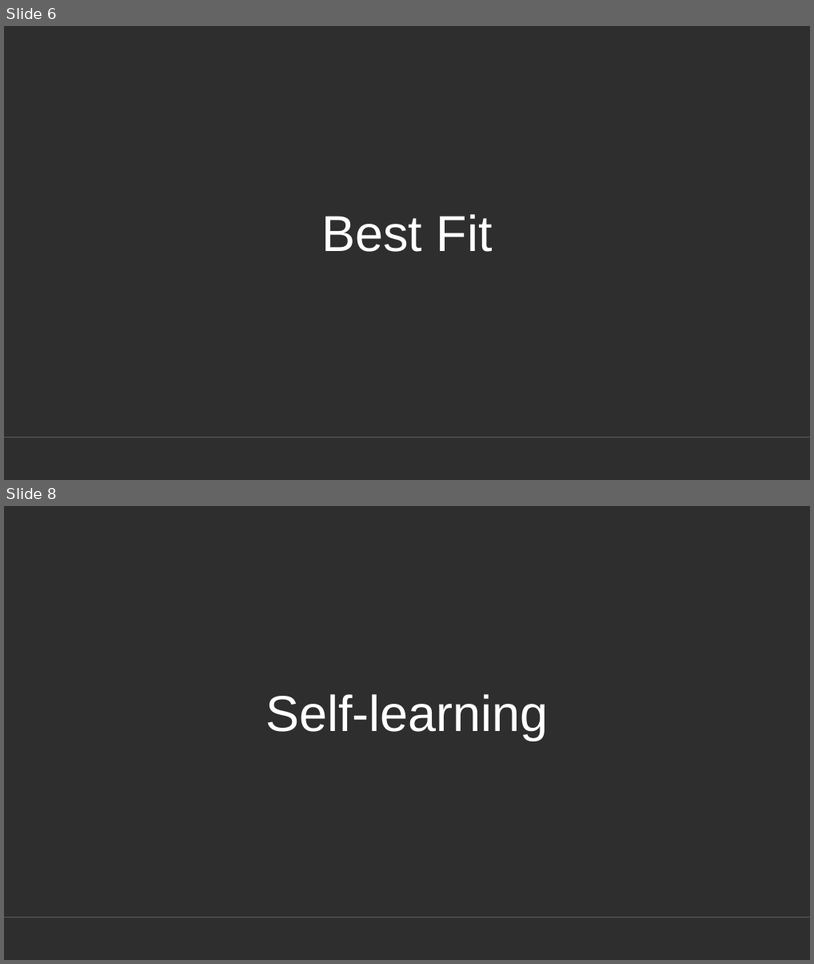
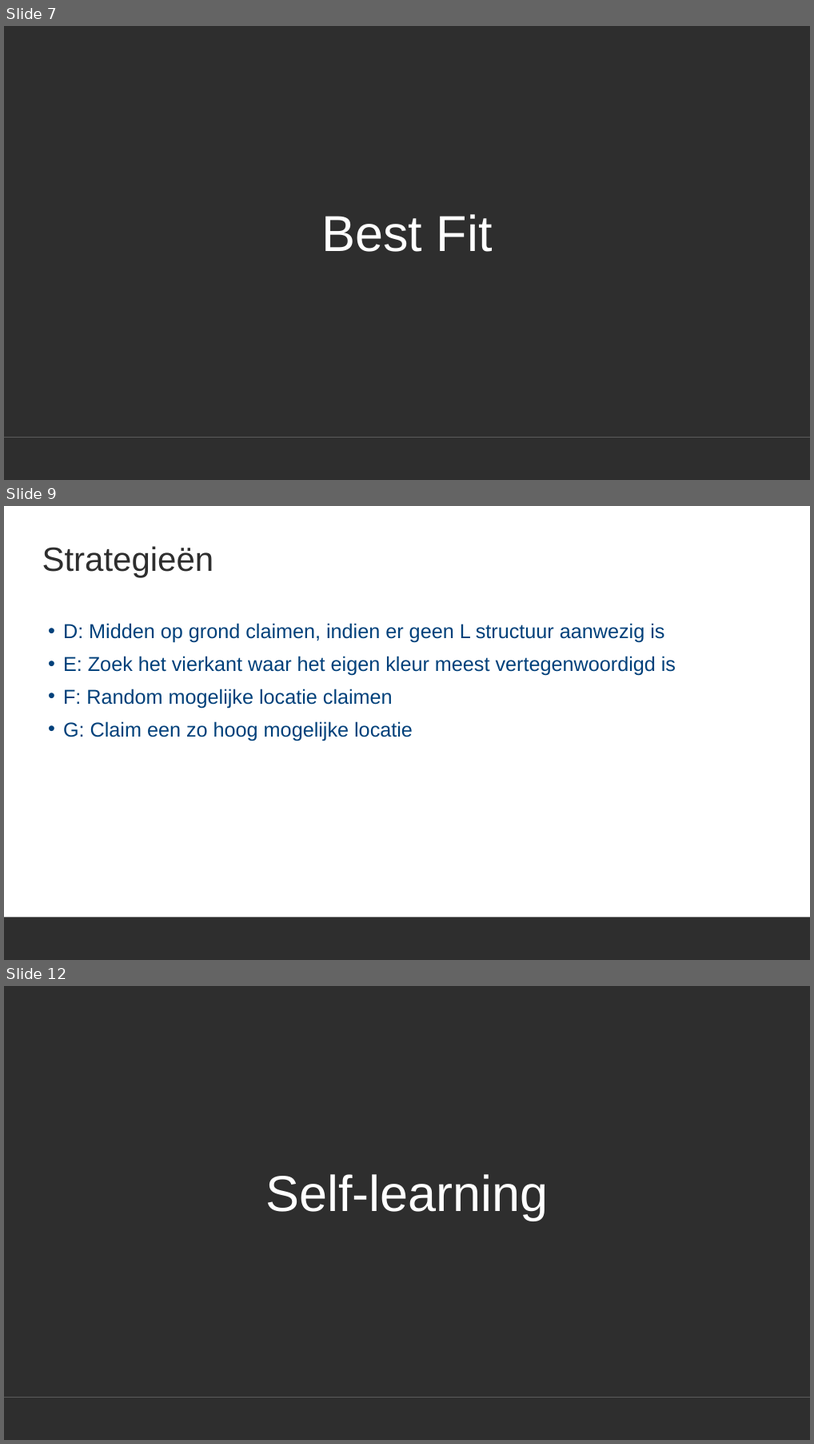
Before and after one commit to ro-per/PylosGamingBot, a slide deck: Presentation.pptx. Shown one above the other, each under a label of ours: slides 6 and 8 before the commit, slides 7, 9 and 12 after it; the slides between them are not shown. The pictures are 814x964 and 814x1444 pixels, drawn with LibreOffice and Linux fonts; fonts in the diff are those of the drawing; background and template pictures are left out. Boxes give left, top, right and bottom in pixels: in the first picture for what was removed or moved away, otherwise in the second. Text is boxed around its words. In the diff, an @@ line names an element or a change of style, - is before the commit and + after.

```diff
--- a/Presentation.pptx
+++ b/Presentation.pptx
@@ slide 9 added at (4, 506, 810, 960), background #FFFFFF; not listed: 1 template element that a slide beside it also shows @@
@@ title added at (42, 546, 214, 578), 40 pt, text #2E2E2E @@
+Strategieën
@@ text added at (63, 623, 676, 740), 24 pt, text #00407A @@
+• D: Midden op grond claimen, indien er geen L structuur aanwezig is
+• E: Zoek het vierkant waar het eigen kleur meest vertegenwoordigd is
+• F: Random mogelijke locatie claimen
+• G: Claim een zo hoog mogelijke locatie
@@ what was slide 6 is now slide 7 @@
@@ what was slide 8 is now slide 12 @@
```
Also in this commit, not shown: 4 slides changed, 5 other slides added, 1 slide removed.
